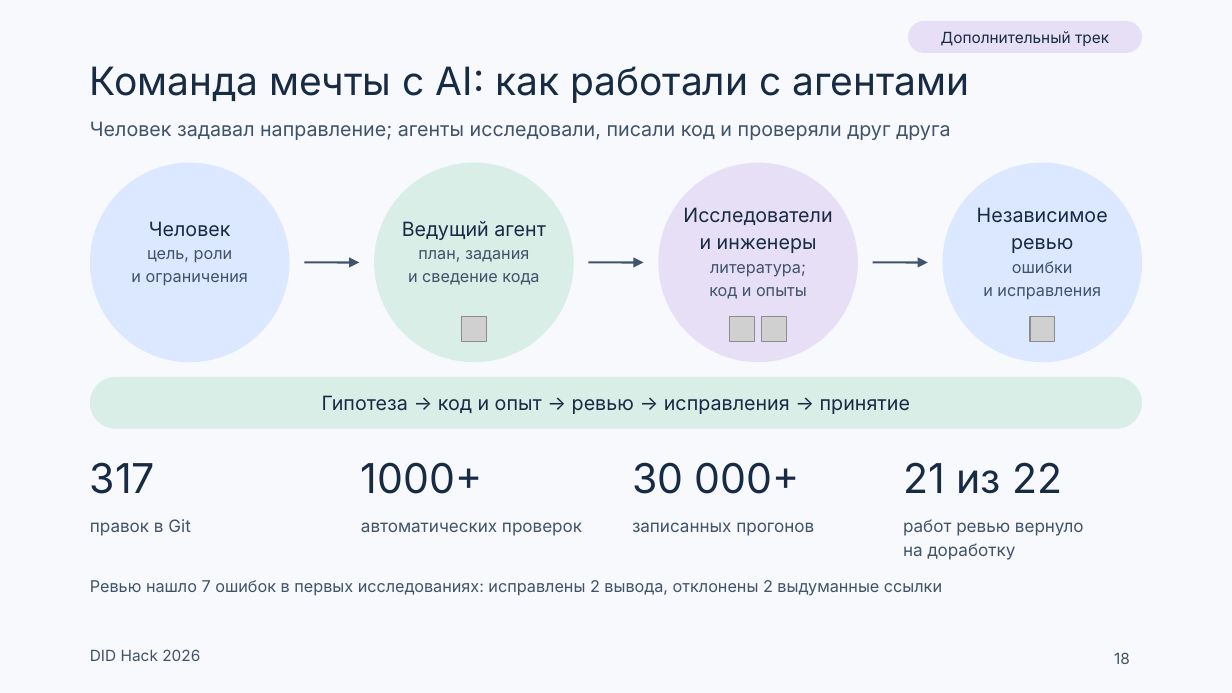
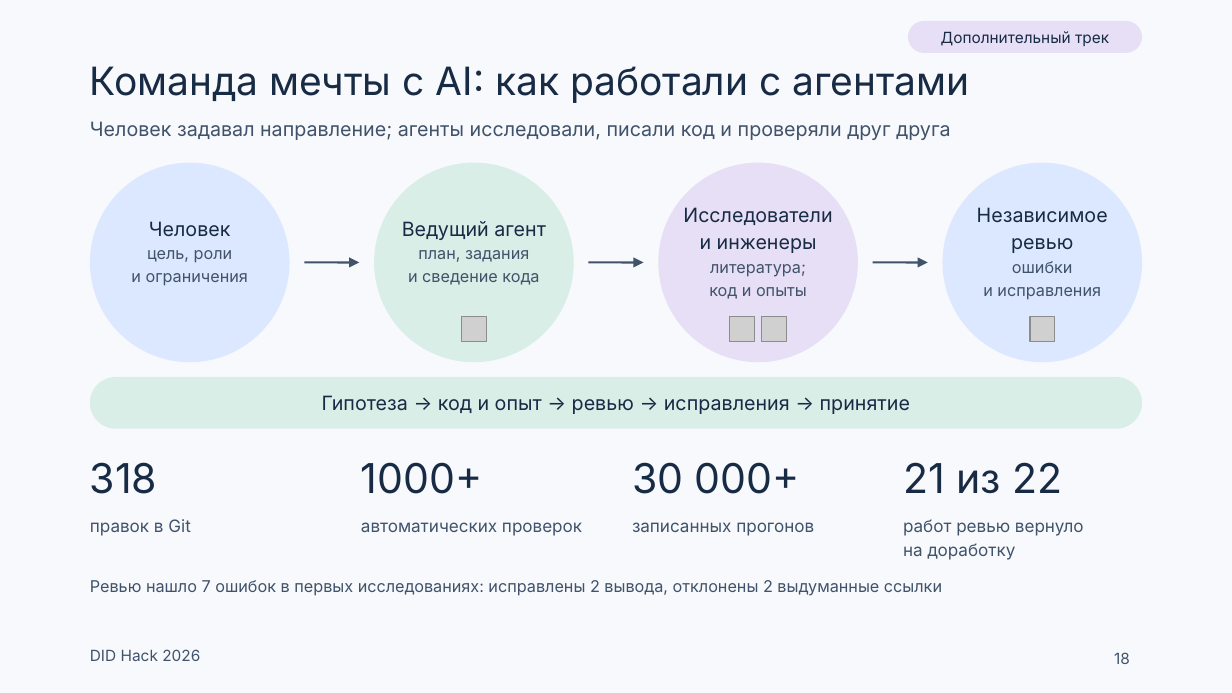
Before and after one commit to Mput13/did-hack, a slide deck: slide 18 of presentation/team/DID_final.pptx. Drawn at 1232x693 pixels with LibreOffice and Linux fonts; fonts in the diff are those of the drawing; grey boxes stand for pictures. Boxes give left, top, right and bottom in pixels: in the first picture for what was removed or moved away, otherwise in the second. Text is boxed around its words. In the diff, an @@ line names an element or a change of style, - is before the commit and + after.

```diff
--- a/presentation/team/DID_final.pptx
+++ b/presentation/team/DID_final.pptx
@@ text at bbox=[90, 462, 157, 494]: text changed @@
-317
+318
```
Also in this commit, not shown: 1 other slide changed, 6 other files.
